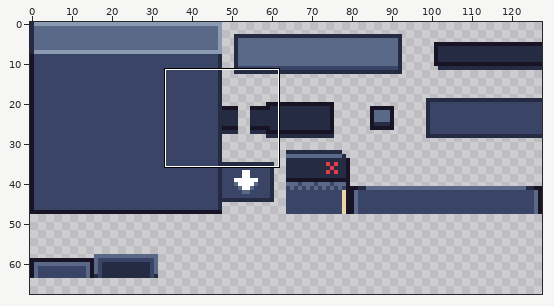
Sprite sheet -- wingrid/assets/art/tiles/tiles_cubed.png. Above: a wide view before the commit, with the close-up outlined.
Close-up. Before:
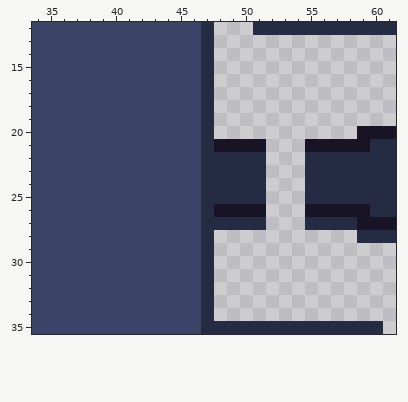
The file is 128x128 pixels. Shown: x 34..61, y 12..35. The wide view leaves out empty margins.
The same view after the edit:
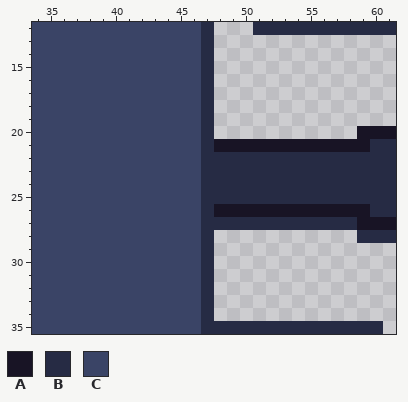
Palette (. is transparent): A #181425  B #262b44  C #3a4466
What changed:
Changed rows in their new state; - is an unchanged pixel.
first column x 52:
21 AAA
22 BBB
23 BBB
24 BBB
25 BBB
26 AAA
27 BBB
Changed places in both close-ups, as pixel boxes (x1, y1, x2, y2):
added: (266, 139, 305, 230)
